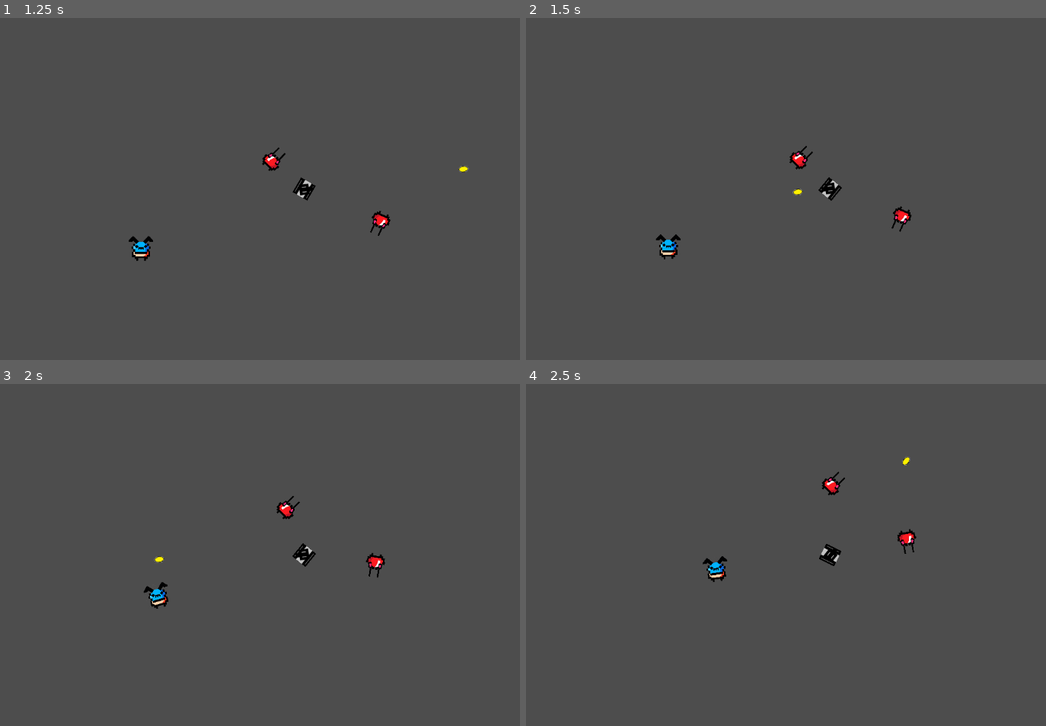
Above: before the commit, frames 1-4 (two rows, left to right).
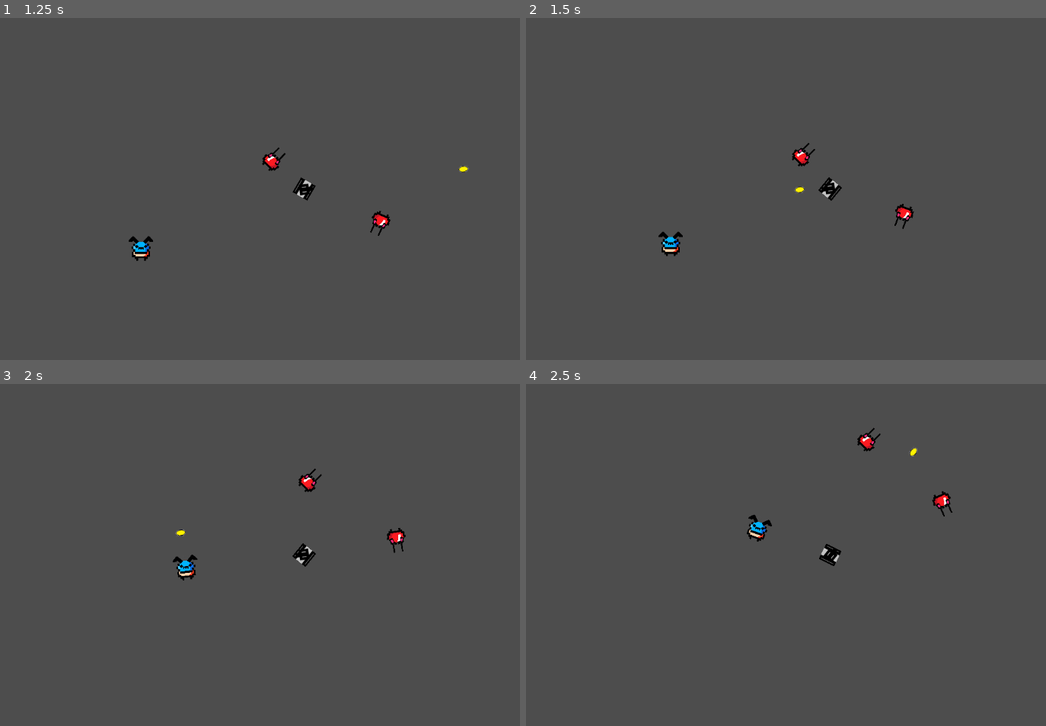
Above: after the commit, the same moments.

Repository: TheCrusty/Biotank-demake
Game: Godot game, scene res://levels/test_level.tscn
The game is run twice, just before and just after one commit, with the same random seed, the same clock (stepped at 60 frames per second) and the same inputs.
Inputs (mouse positions are in pixels of both pictures, inside the frame that each line leads up to):
- Up to frame 1 (1.25 s): move the mouse to (436, 171) at 0.52 s; hold D (Rotate_Right) from 0.53 s (still down); tap Space (Shoot) at 0.6 s
- Up to frame 2 (1.5 s): move the mouse to (708, 206) at 1.27 s; release D (Rotate_Right) at 1.28 s; hold S (Reverse) from 1.28 s (still down); tap Space (Shoot) at 1.35 s
- Up to frame 3 (2 s): keep holding S (Reverse)
- Up to frame 4 (2.5 s): move the mouse to (890, 479) at 2.02 s; release S (Reverse) at 2.03 s; hold D (Rotate_Right) from 2.03 s (still down); tap Space (Shoot) at 2.1 s

Frame 1 is identical in both runs. In frame 2, 0.6% of the frame differs, in the area x 24-75%, y 36-71%; in frame 3, 1.0%, in the area x 27-79%, y 24-66%; in frame 4, 1.0%.

Commit message:
added acceleration and friction

Diff:
--- a/levels/player.gd
+++ b/levels/player.gd
@@ -5,11 +5,17 @@
 @export var damper = 0.015
 @export var rotation_speed = 3
 
+var engine_power = 800
+
+var acceleration = Vector2.ZERO
+
+var friction = -2
+
 var projectile = preload("res://levels/projectile.tscn")
 var rotation_direction = 0
 
 
-func get_input(delta):
+func get_input():
 	if Input.is_action_just_pressed("Shoot"):
 		var projectile_instance = projectile.instantiate()
 		projectile_instance.shooter = self
@@ -18,13 +24,22 @@
 	else:
 		rotation_direction = Input.get_axis("Rotate_Left", "Rotate_Right")
 		if Input.is_action_pressed("Forward") or Input.is_action_pressed("Reverse"):
-			speed = lerp(speed,max_speed,damper)
-			velocity = transform.x * Input.get_axis("Forward", "Reverse") * (speed * delta)
-			print(speed)
-
+			acceleration = transform.x * engine_power * Input.get_axis("Forward", "Reverse")
 
 func _physics_process(delta):
-	get_input(delta)
+	acceleration = Vector2.ZERO
+	get_input()
+	apply_friction()
+	velocity += acceleration * delta
 	rotation += rotation_direction * rotation_speed * delta
 	$TankTopPivot.look_at(get_global_mouse_position())
 	move_and_slide()
+
+func apply_friction():
+	if velocity.length() < 5:
+		velocity = Vector2.ZERO
+	# friction increases with velocity, slows down more quickly the faster you are moving
+	var friction_force = velocity * friction
+	if velocity.length() < 100:
+		friction_force *= 3
+	acceleration += friction_force
--- a/levels/projectile.tscn
+++ b/levels/projectile.tscn
@@ -143,5 +143,4 @@
 animation = &"Explode"
 
 [connection signal="area_entered" from="." to="." method="_on_area_entered"]
-[connection signal="body_entered" from="." to="." method="_on_body_entered"]
 [connection signal="animation_finished" from="Explosion" to="." method="_on_explosion_animation_finished"]
